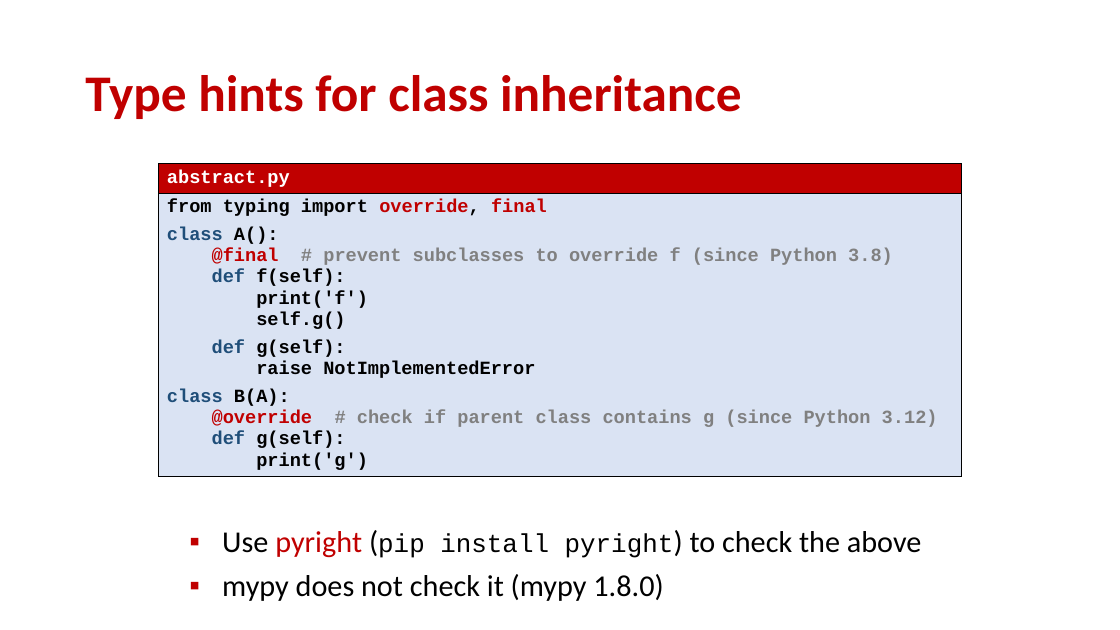
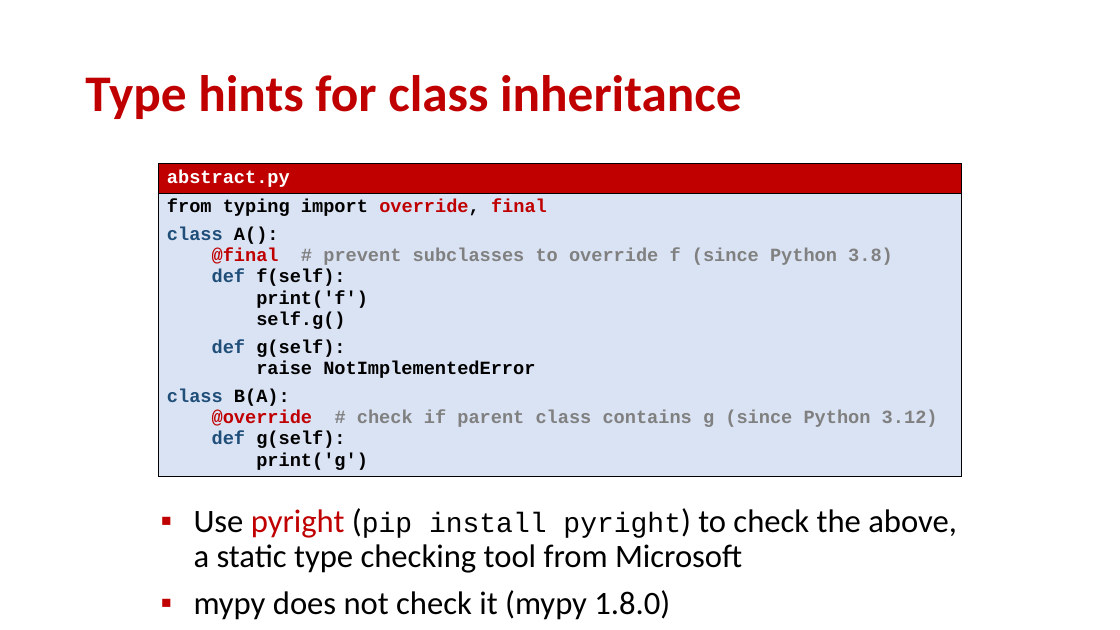
Before and after one commit to gsbrodal/gsbrodal.github.io, a slide deck: slide 39 of ipsa/slides/testing.pptx. Drawn at 1120x630 pixels with LibreOffice and Linux fonts; fonts in the diff are those of the drawing. Boxes give left, top, right and bottom in pixels: in the first picture for what was removed or moved away, otherwise in the second. Text is boxed around its words. In the diff, an @@ line names an element or a change of style, - is before the commit and + after.

```diff
--- a/ipsa/slides/testing.pptx
+++ b/ipsa/slides/testing.pptx
@@ text "Use pyright (pip install pyright) ...": place and size @@
-text "Use pyright (pip install pyright) ..." at bbox=[222, 531, 922, 601]
+text "Use pyright (pip install pyright) ..." at bbox=[194, 509, 957, 620]
@@ text at bbox=[194, 509, 957, 573]: text changed; size 25.9 to 28 pt @@
-▪ Use pyright (pip install pyright) to check the above
+▪ Use pyright (pip install pyright) to check the above, a static type checking tool from Microsoft
@@ text at bbox=[194, 590, 670, 620]: size 25.9 to 28 pt in "mypy does not check it (mypy 1.8.0)" @@
```
Also in this commit, not shown: 1 other slide changed, 2 other files.
